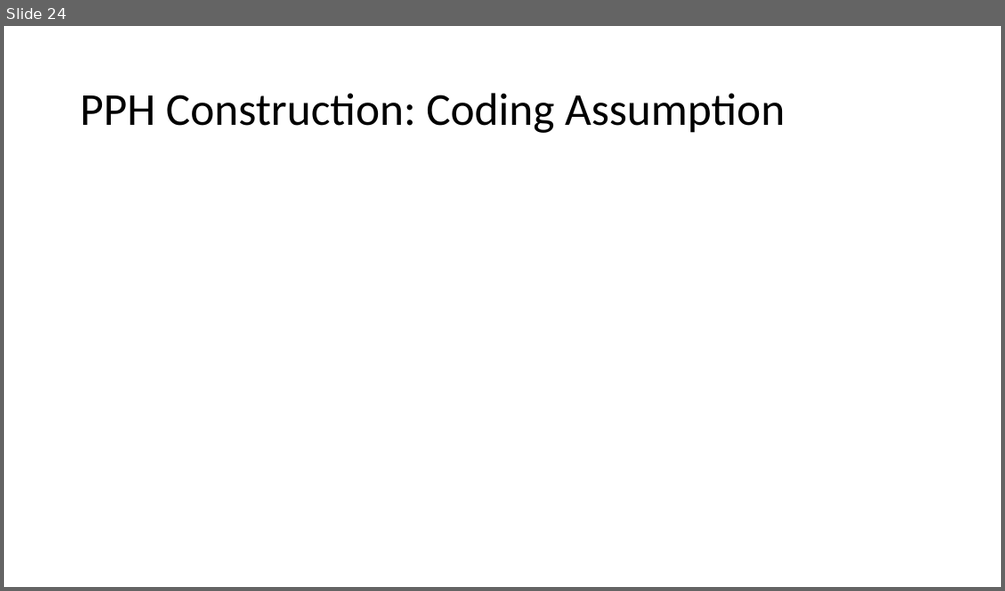
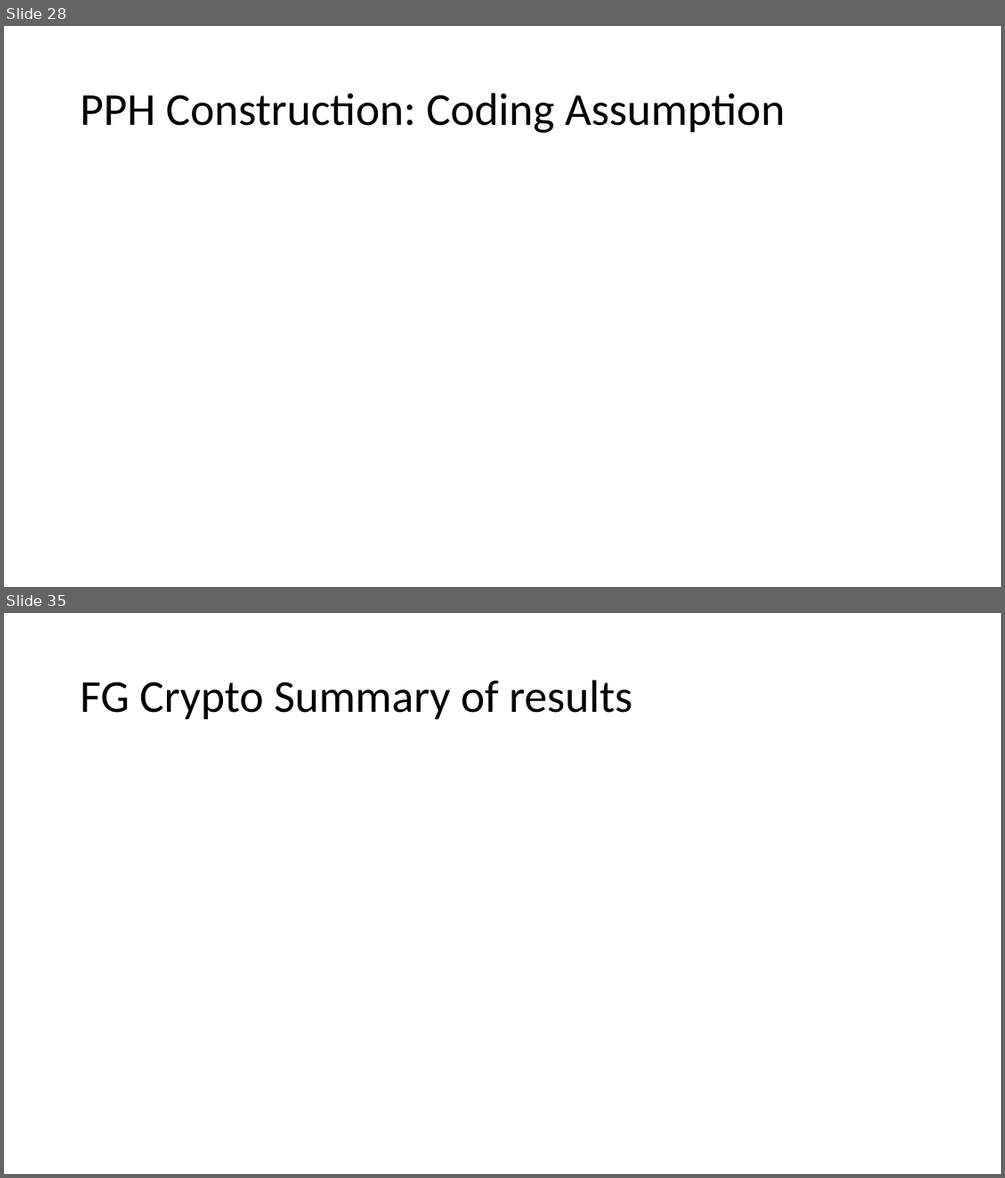
Before and after one commit to riolavigne/thesis, a slide deck: presentation/defense.pptx. Shown one above the other, each under a label of ours: slide 24 before the commit, slides 28 and 35 after it; the slides between them are not shown. The pictures are 1005x591 and 1005x1178 pixels, drawn with LibreOffice and Linux fonts; fonts in the diff are those of the drawing. Boxes give left, top, right and bottom in pixels: in the first picture for what was removed or moved away, otherwise in the second. Text is boxed around its words. In the diff, an @@ line names an element or a change of style, - is before the commit and + after.

```diff
--- a/presentation/defense.pptx
+++ b/presentation/defense.pptx
@@ slide 35 added at [4, 613, 1001, 1174], background #FFFFFF @@
@@ title added at [80, 680, 632, 720], 44 pt, text #000000 @@
+FG Crypto Summary of results
@@ what was slide 24 is now slide 28 @@
```
Also in this commit, not shown: 11 slides changed, 11 other slides added, 5 other files.
